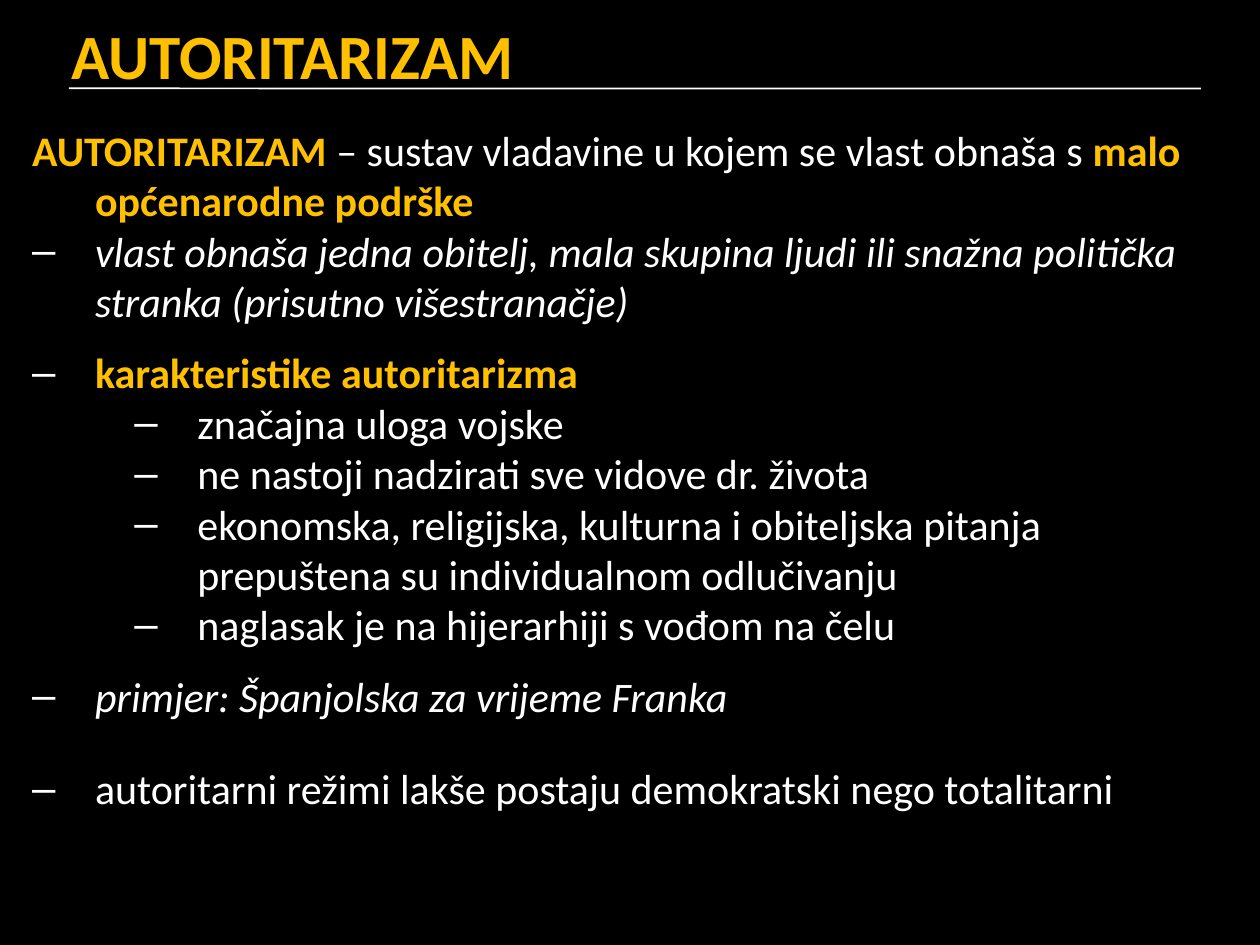
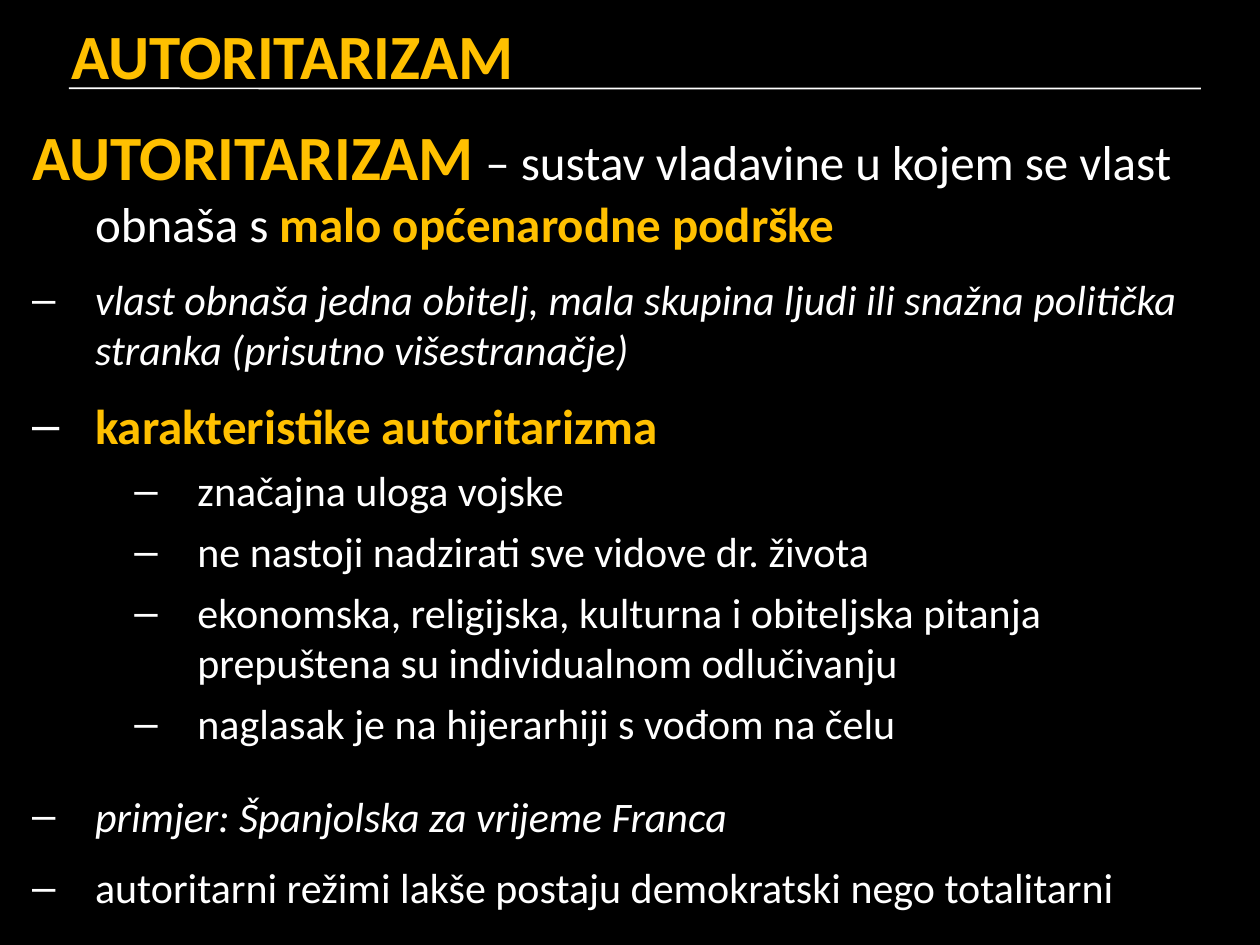
Before and after one commit to cornx/print, a slide deck: slide 12 of data/prezentacije/politika/003_tipovi_politickih_poredaka.pptx. Drawn at 1260x945 pixels with LibreOffice and Linux fonts; fonts in the diff are those of the drawing. Boxes give left, top, right and bottom in pixels: in the first picture for what was removed or moved away, otherwise in the second. Text is boxed around its words. In the diff, an @@ line names an element or a change of style, - is before the commit and + after.

```diff
--- a/data/prezentacije/politika/003_tipovi_politickih_poredaka.pptx
+++ b/data/prezentacije/politika/003_tipovi_politickih_poredaka.pptx
@@ text at box(32, 138, 1176, 911): size 24 to 36 pt in "AUTORITARIZAM"; size 24 to 28 pt in "– sustav vladavine u kojem se vlast ...", "karakteristike autoritarizma"; more space between paragraphs; less space between paragraphs @@
@@ text at box(95, 797, 727, 840): text changed @@
-– primjer: Španjolska za vrijeme Franka
+– primjer: Španjolska za vrijeme Franca
```
Also in this commit, not shown: 11 other slides changed.
